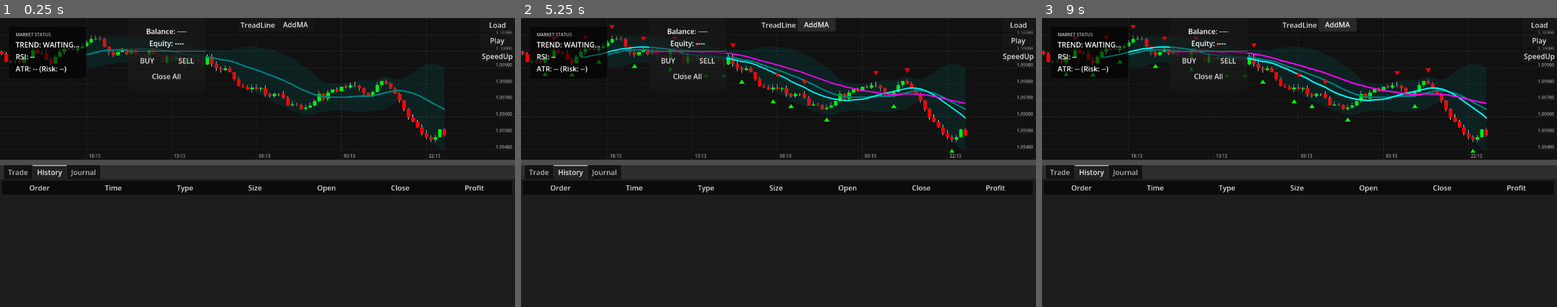
Above: before the commit, frames 1-3 (left to right).
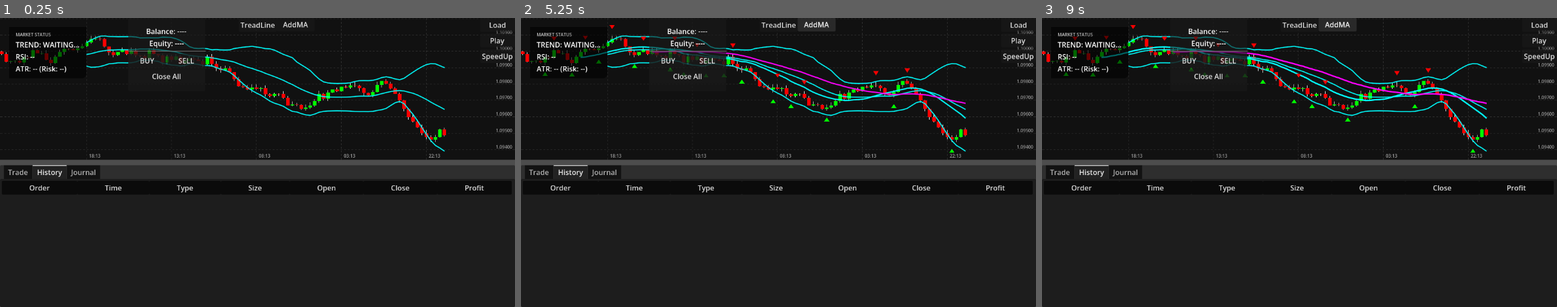
Above: after the commit, the same moments.

Repository: Bupalaoye/SuperTrader
Game: Godot game, scene res://Scenes/MainScene.tscn
The game is run twice, just before and just after one commit, with the same random seed, the same clock (stepped at 60 frames per second) and the same inputs.
Inputs:
- Up to frame 1 (0.25 s): no input
- Up to frame 2 (5.25 s): click "Play" at 0.5 s; click "Play" at 1.25 s; click "SpeedUp" at 2 s; click "BUY" at 2.75 s; click "SELL" at 3.5 s; click "TreadLine" at 4.25 s; click "AddMA" at 5 s
- Up to frame 3 (9 s): click "SpeedUp" at 5.75 s; click "BUY" at 6.5 s; click "SELL" at 7.25 s; click "TreadLine" at 8 s; click "AddMA" at 8.75 s

The runs differ from the first frame. In frame 1, 1.3% of the frame differs, in the area x 16-87%, y 6-47%; in frame 2, 1.3%; in frame 3, 1.2%.

Commit message:
add bollinger visible

Diff:
--- a/Scripts/GameController.gd
+++ b/Scripts/GameController.gd
@@ -198,12 +198,13 @@
 	hud_display.position = Vector2(20, 20) # 留点边距
 
 	# --- 初始化 实时布林带 ---
-	# 参数：开启=True, 周期=20, 倍数=2.0, 颜色=青色
+	# 参数：开启=True, 周期=20, 倍数=2.0, 颜色=青色(CYAN)
 	if chart:
-		chart.set_bollinger_visible(true, 20, 2.0, Color.TEAL)
-		print("系统就绪! 布林带已挂载。")
+		# 强制参数: 开启, 周期20, 倍数2, 颜色青色(Cyan)
+		chart.set_bollinger_visible(true, 20, 2.0, Color.CYAN)
+		print(">> 系统强制指令: 三青线布林带已激活 (Color=CYAN) <<")
 	else:
-		print("系统就绪! 请加载 CSV 数据。")
+		print(">> 错误: 未找到 KLineChart 节点 <<")
 
 
 
--- a/Scripts/IndicatorLayer.gd
+++ b/Scripts/IndicatorLayer.gd
@@ -5,29 +5,14 @@
 var _chart: KLineChart
 var _indicators: Array[Dictionary] = []
 
-# --- 结构定义 ---
-# 1. Line: { type:"Line", data:[], color, width }
-# 2. Band: { type:"Band", data:{ub,lb,mb}, color, width }
-# 3. Marker: { type:"Marker", data:{ index: price, ... }, color, is_up: bool } [新增]
-
 func setup(chart: KLineChart):
 	_chart = chart
 	mouse_filter = MouseFilter.MOUSE_FILTER_IGNORE
 	set_anchors_preset(Control.PRESET_FULL_RECT)
 
-# 添加普通折线
-func add_line_indicator(data_array: Array, color: Color, width: float = 1.0):
-	_indicators.append({ "type": "Line", "data": data_array, "color": color, "width": width })
-	queue_redraw()
-
-# 添加布林带通道
-func add_band_indicator(data_dict: Dictionary, color: Color, width: float = 1.0):
-	_indicators.append({ "type": "Band", "data": data_dict, "color": color, "width": width })
-	queue_redraw()
-
-# [兼容] 新增：通过 key 更新或新增 Band 指标，避免重复堆叠
-func update_band_indicator(key: String, data_dict: Dictionary, color: Color, width: float = 1.0):
-	# 1. 如果存在相同 key，则更新数据
+# [新增/兼容] 更新布林带数据
+func update_band_indicator(key: String, data_dict: Dictionary, color: Color, width: float = 1.5):
+	# 1. 查找是否存在同名指标，存在则更新
 	for i in range(_indicators.size()):
 		if _indicators[i].has("key") and _indicators[i]["key"] == key:
 			_indicators[i]["data"] = data_dict
@@ -36,7 +21,7 @@
 			queue_redraw()
 			return
 
-	# 2. 否则新增一条带 key 的 Band 指标
+	# 2. 不存在则新增
 	_indicators.append({
 		"key": key,
 		"type": "Band",
@@ -46,14 +31,18 @@
 	})
 	queue_redraw()
 
-# [兼容旧接口] 保留 add_band_indicator，但内部生成随机 key
-func add_band_indicator_compat(data_dict: Dictionary, color: Color, width: float = 1.0):
+# [兼容旧接口]
+func add_line_indicator(data_array: Array, color: Color, width: float = 1.0):
+	_indicators.append({ "type": "Line", "data": data_array, "color": color, "width": width })
+	queue_redraw()
+
+# [兼容旧接口]
+func add_band_indicator(data_dict: Dictionary, color: Color, width: float = 1.0):
+	# 没名字就随机生成一个
 	var random_key = "Band_" + str(randi())
 	update_band_indicator(random_key, data_dict, color, width)
 
-# [新增] 添加图标标记 (用于分型 Fractals)
-# data_map: 字典 { index(int): price(float), ... }
-# is_up_arrow: true=向上箭头(标记底), false=向下箭头(标记顶)
+# [兼容旧接口] 添加标记
 func add_marker_indicator(data_map: Dictionary, color: Color, is_up_arrow: bool):
 	_indicators.append({
 		"type": "Marker",
@@ -71,6 +60,7 @@
 func _draw():
 	if not _chart or _indicators.is_empty(): return
 
+	# 获取当前可视区域索引，稍微多画两根以防边缘断裂
 	var start_idx = max(0, _chart.get_first_visible_index() - 2)
 	var end_idx = min(_chart.get_last_visible_index() + 2, 999999)
 
@@ -82,137 +72,82 @@
 		elif ind.type == "Marker":
 			_draw_markers(ind, start_idx, end_idx)
 
-# 绘制图标标记
+# --- 核心修复：三青线绘制逻辑 ---
+func _draw_band_channel(ind: Dictionary, start: int, end: int):
+	# 获取数据
+	var ub = ind.data.get("ub", [])
+	var lb = ind.data.get("lb", [])
+	var mb = ind.data.get("mb", [])
+
+	# 颜色处理：强制完全不透明
+	var line_color = ind.color
+	line_color.a = 1.0
+
+	# 线宽：默认稍微加粗一点
+	var w = ind.get("width", 1.5)
+
+	# 数据安全检查
+	if ub.is_empty(): return
+
+	var max_idx = ub.size() - 1
+	var safe_end = min(end, max_idx)
+	if safe_end <= start: return
+
+	# 直接画三根线，无需任何花哨逻辑
+	if not ub.is_empty(): _draw_solid_line(ub, start, safe_end, line_color, w)
+	if not lb.is_empty(): _draw_solid_line(lb, start, safe_end, line_color, w)
+	if not mb.is_empty(): _draw_solid_line(mb, start, safe_end, line_color, w)
+
+# --- 通用画线函数 (Solid Line) ---
+func _draw_solid_line(data: Array, start: int, end: int, col: Color, w: float):
+	var points = PackedVector2Array()
+
+	for i in range(start, end + 1):
+		# 安全边界检查
+		if i < 0 or i >= data.size(): continue
+
+		var val = data[i]
+
+		# 遇到无效值(NAN)，断开线条重画
+		if is_nan(val):
+			if points.size() > 1:
+				draw_polyline(points, col, w, true)
+			points.clear()
+			continue
+
+		# 坐标转换
+		var x = _chart.get_x_by_index_public(i)
+		var y = _chart.map_price_to_y_public(val)
+		points.append(Vector2(x, y))
+
+	# 画最后一段
+	if points.size() > 1:
+		draw_polyline(points, col, w, true)
+
+# --- 绘制普通单线 (Line指标用) ---
+func _draw_simple_line(ind: Dictionary, start: int, end: int):
+	_draw_solid_line(ind.data, start, min(end, ind.data.size()-1), ind.color, ind.width)
+
+# --- 绘制箭头标记 (Fractals用) ---
 func _draw_markers(ind: Dictionary, start: int, end: int):
 	var data_map = ind.data
 	var color = ind.color
 	var is_up = ind.is_up
 	var arrow_size = 6.0
-	var offset_y = 15.0 # 距离价格的偏移量像素
+	var offset_y = 15.0
 
-	# 遍历可见范围内的索引
 	for i in range(start, end + 1):
 		if data_map.has(i):
 			var price = data_map[i]
 			var x = _chart.get_x_by_index_public(i)
 			var y = _chart.map_price_to_y_public(price)
-
 			var points = PackedVector2Array()
 			if is_up:
-				# 向上箭头 (标记底部，画在 Price 下方)
-				var tip = Vector2(x, y + offset_y)
-				points.append(tip)
+				points.append(Vector2(x, y + offset_y))
 				points.append(Vector2(x - arrow_size, y + offset_y + arrow_size * 1.5))
 				points.append(Vector2(x + arrow_size, y + offset_y + arrow_size * 1.5))
 			else:
-				# 向下箭头 (标记顶部，画在 Price 上方)
-				var tip = Vector2(x, y - offset_y)
-				points.append(tip)
+				points.append(Vector2(x, y - offset_y))
 				points.append(Vector2(x - arrow_size, y - offset_y - arrow_size * 1.5))
 				points.append(Vector2(x + arrow_size, y - offset_y - arrow_size * 1.5))
-
 			draw_colored_polygon(points, color)
-
-# 绘制普通单线
-func _draw_simple_line(ind: Dictionary, start: int, end: int):
-	var data = ind.data
-	var safe_end = min(end, data.size() - 1)
-	if safe_end <= start: return
-
-	var points = PackedVector2Array()
-
-	for i in range(start, safe_end + 1):
-		var val = data[i]
-		if is_nan(val):
-			if points.size() > 1:
-				draw_polyline(points, ind.color, ind.width, true)
-			points.clear()
-			continue
-
-		var x = _chart.get_x_by_index_public(i)
-		var y = _chart.map_price_to_y_public(val)
-		points.append(Vector2(x, y))
-
-	if points.size() > 1:
-		draw_polyline(points, ind.color, ind.width, true)
-
-# [核心] 绘制通道 (布林带)
-func _draw_band_channel(ind: Dictionary, start: int, end: int):
-	var ub = ind.data.get("ub", [])
-	var lb = ind.data.get("lb", [])
-	var mb = ind.data.get("mb", []) # 中轨可选
-
-	var safe_end = min(end, ub.size() - 1)
-	if safe_end <= start: return
-
-	# --- 1. 绘制半透明填充 (Fill) ---
-	# 颜色处理：取原色，Alpha 通道设为 0.1 ~ 0.2 (半透明)
-	var fill_color = ind.color
-	fill_color.a = 0.15
-
-	# 构建多边形点集：顺时针一圈
-	# 上轨：从左到右 -> 下轨：从右到左
-	var polygon_points = PackedVector2Array()
-	var bottom_points_reversed = PackedVector2Array()
-
-	# 这里我们要处理 NAN 断层。如果中间有断层，必须要把多边形切断
-	# 为了简单高效，我们假设布林带中间不会突然断裂，只要开始有值就是连续的
-
-	var current_chunk_top = PackedVector2Array()
-	var current_chunk_bot = PackedVector2Array()
-
-	for i in range(start, safe_end + 1):
-		var val_u = ub[i]
-		var val_l = lb[i]
-
-		if is_nan(val_u) or is_nan(val_l):
-			# 遇到断层，如果之前有积累了点，先画掉
-			if not current_chunk_top.is_empty():
-				_flush_poly(current_chunk_top, current_chunk_bot, fill_color)
-				current_chunk_top.clear()
-				current_chunk_bot.clear()
-			continue
-
-		var x = _chart.get_x_by_index_public(i)
-		var y_u = _chart.map_price_to_y_public(val_u)
-		var y_l = _chart.map_price_to_y_public(val_l)
-
-		current_chunk_top.append(Vector2(x, y_u))
-		current_chunk_bot.append(Vector2(x, y_l))
-
-	# 循环结束后，画最后一段
-	if not current_chunk_top.is_empty():
-		_flush_poly(current_chunk_top, current_chunk_bot, fill_color)
-
-	# --- 2. 绘制边框线 (Outline) ---
-	# 为了美观，边框线稍微淡一点，或者细一点
-	var line_color = ind.color
-	line_color.a = 0.6 # 边框 60% 透明度
-
-	# 就是调用画线的逻辑，把 UB, LB, MB 分别画一次
-	if not ub.is_empty(): _draw_sub_line(ub, start, safe_end, line_color, 1.0)
-	if not lb.is_empty(): _draw_sub_line(lb, start, safe_end, line_color, 1.0)
-	if not mb.is_empty(): _draw_sub_line(mb, start, safe_end, line_color, 1.0, true) # 中轨可以是虚线或不同色
-
-# 辅助：提交多边形绘制
-func _flush_poly(t: PackedVector2Array, b: PackedVector2Array, c: Color):
-	if t.size() < 2: return
-	var p = t.duplicate()
-	b.reverse()
-	p.append_array(b)
-	draw_colored_polygon(p, c)
-
-# 辅助：画内部单线
-func _draw_sub_line(data: Array, start: int, end: int, col: Color, w: float, dashed: bool = false):
-	var points = PackedVector2Array()
-	for i in range(start, end + 1):
-		var v = data[i]
-		if is_nan(v):
-			if points.size() > 1: _draw_seg(points, col, w, dashed)
-			points.clear(); continue
-		points.append(Vector2(_chart.get_x_by_index_public(i),_chart.map_price_to_y_public(v)))
-	if points.size() > 1: _draw_seg(points, col, w, dashed)
-
-func _draw_seg(pts: PackedVector2Array, c: Color, w: float, d: bool):
-	if d: for i in range(pts.size()-1): if i%2==0: draw_line(pts[i], pts[i+1], c, w)
-	else: draw_polyline(pts, c, w, true)
--- a/Scripts/KLineChart.gd
+++ b/Scripts/KLineChart.gd
@@ -537,7 +537,9 @@
 # -------------------------
 # Bollinger Band Controls
 # -------------------------
-func set_bollinger_visible(active: bool, period: int = 20, k: float = 2.0, color: Color = Color.TEAL):
+
+# 确保这里的默认颜色是 Color.CYAN，以防万一
+func set_bollinger_visible(active: bool, period: int = 20, k: float = 2.0, color: Color = Color.CYAN):
 	_bb_settings.active = active
 	_bb_settings.period = period
 	_bb_settings.k = k
@@ -546,12 +548,10 @@
 	if active:
 		_recalculate_indicators_full()
 	else:
-		# 关闭时清空缓存与图层
 		_bb_cache = { "ub": [], "mb": [], "lb": [] }
 		_bb_cache_linked = false
 		if _indicator_layer:
 			_indicator_layer.clear_indicators()
-
 
 func _recalculate_indicators():
 	# 兼容旧名字：保留但转发到全量函数
@@ -674,7 +674,7 @@
 
 
 # [新增] 计算并添加布林带
-func calculate_and_add_bollinger(period: int = 20, multiplier: float = 2.0, color: Color = Color.TEAL):
+func calculate_and_add_bollinger(period: int = 20, multiplier: float = 2.0, color: Color = Color.CYAN):
 	# 1. 准备数据
 	# 为了提高效率，这里最好只提取 Close 数组
 	var closes = []
